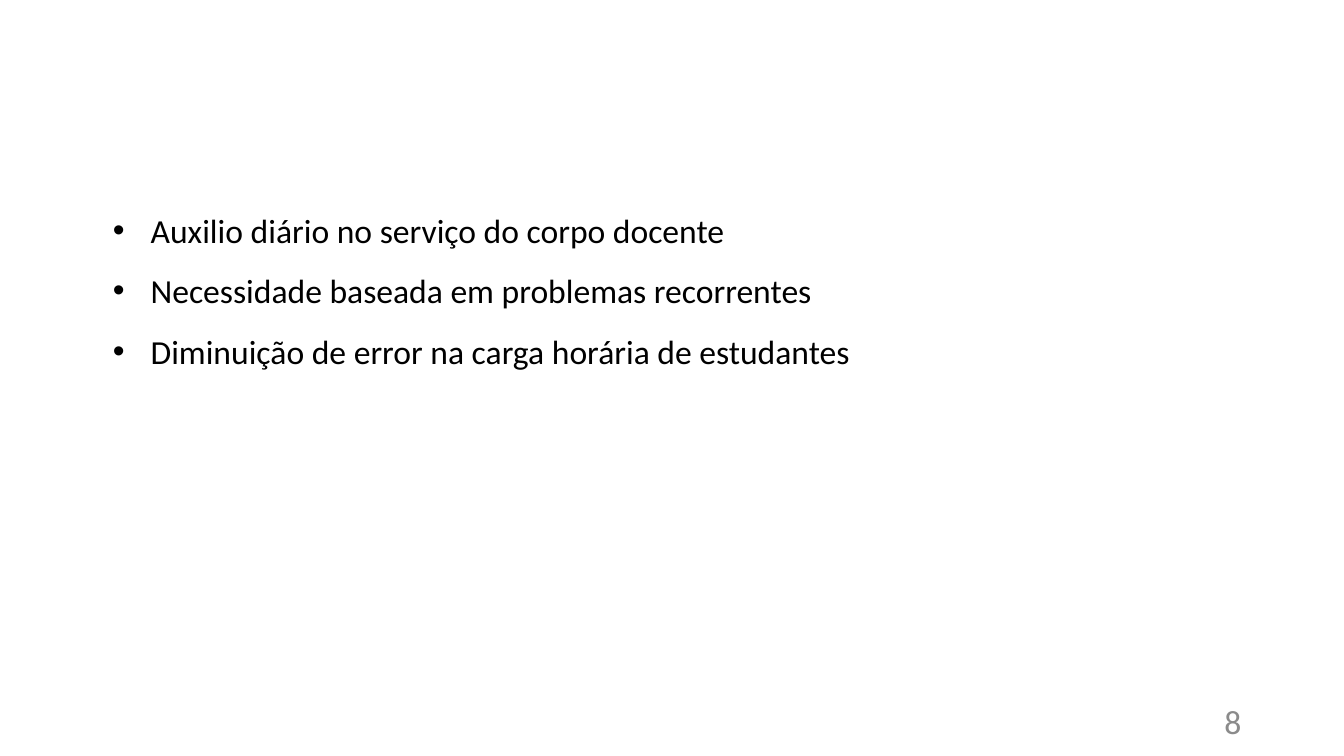
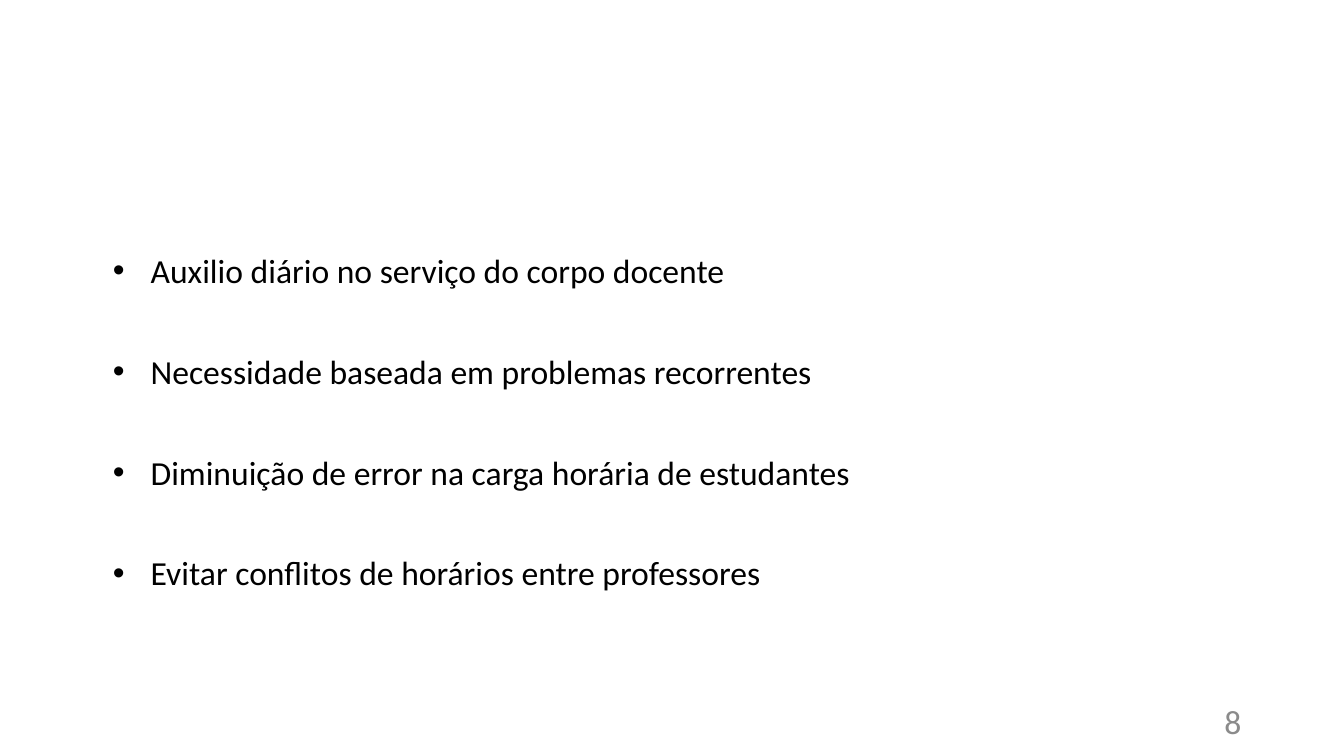
Before and after one commit to Teh-Venom/ChronoSchool, a slide deck: slide 8 of doc/ChronoSchool.pptx. Drawn at 1344x756 pixels with LibreOffice and Linux fonts; fonts in the diff are those of the drawing; background and template pictures are left out. Boxes give left, top, right and bottom in pixels: in the first picture for what was removed or moved away, otherwise in the second. Text is boxed around its words. In the diff, an @@ line names an element or a change of style, - is before the commit and + after.

```diff
--- a/doc/ChronoSchool.pptx
+++ b/doc/ChronoSchool.pptx
@@ text at <box>151,259,849,491</box>: line spacing 1.5 to 2.5 @@
@@ text at <box>151,561,760,591</box>: paragraph added @@
+• Evitar conflitos de horários entre professores
```
Also in this commit, not shown: 1 other slide changed, 8 slides added, 3 slides removed.
